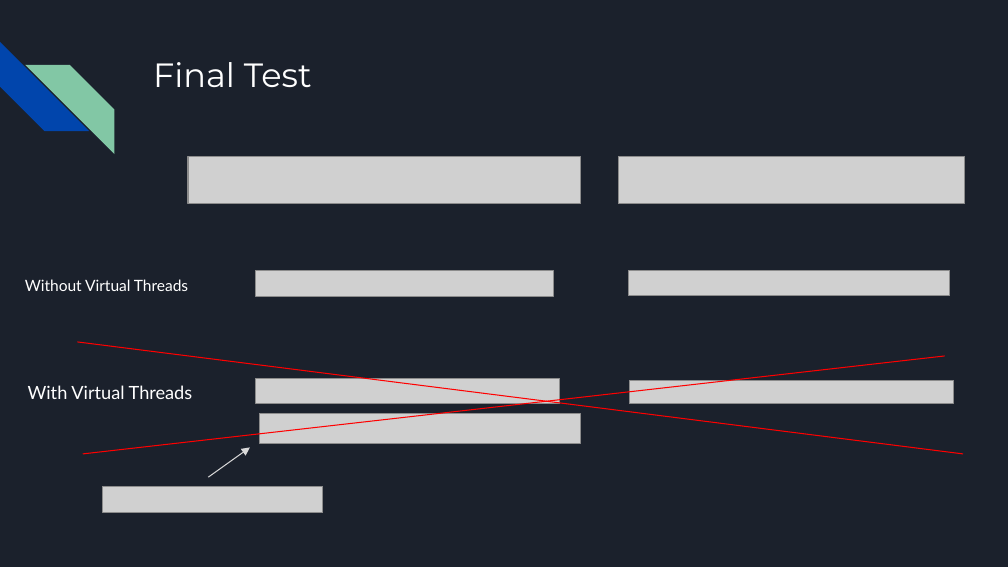
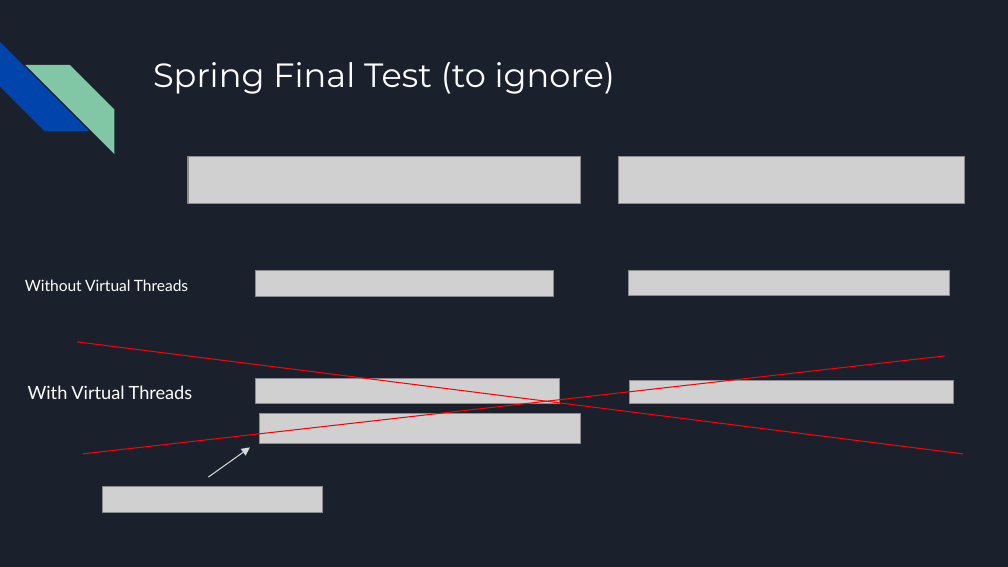
Before and after one commit to xkondix/loom-JAVA-SPRING, a slide deck: slide 39 of assets/Project Loom.pptx (slide 33 before the commit). Drawn at 1008x567 pixels with LibreOffice and Linux fonts; fonts in the diff are those of the drawing; grey boxes stand for pictures. Boxes give left, top, right and bottom in pixels: in the first picture for what was removed or moved away, otherwise in the second. Text is boxed around its words. In the diff, an @@ line names an element or a change of style, - is before the commit and + after.

```diff
--- a/assets/Project Loom.pptx
+++ b/assets/Project Loom.pptx
@@ title at [153, 62, 615, 94]: text changed @@
-Final Test
+Spring Final Test (to ignore)
```
Also in this commit, not shown: 5 other slides changed, 6 slides added, 6 other files.
